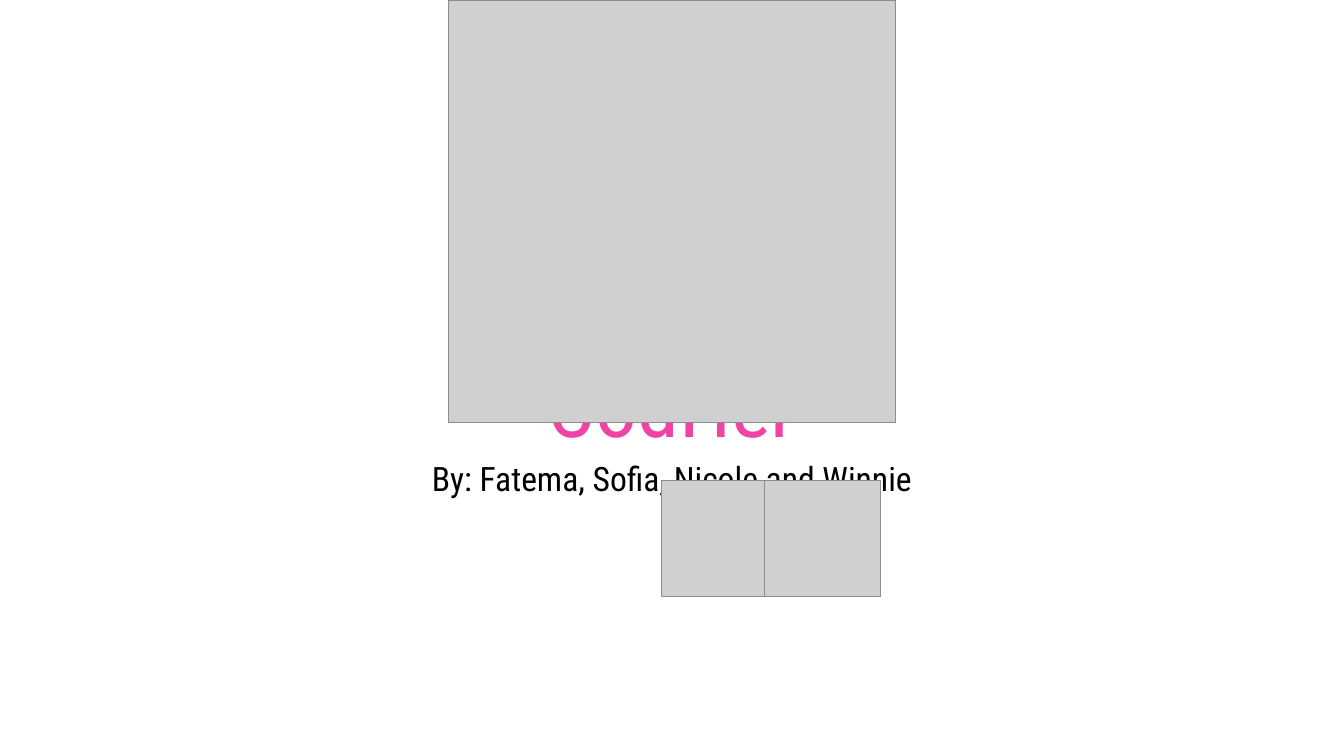
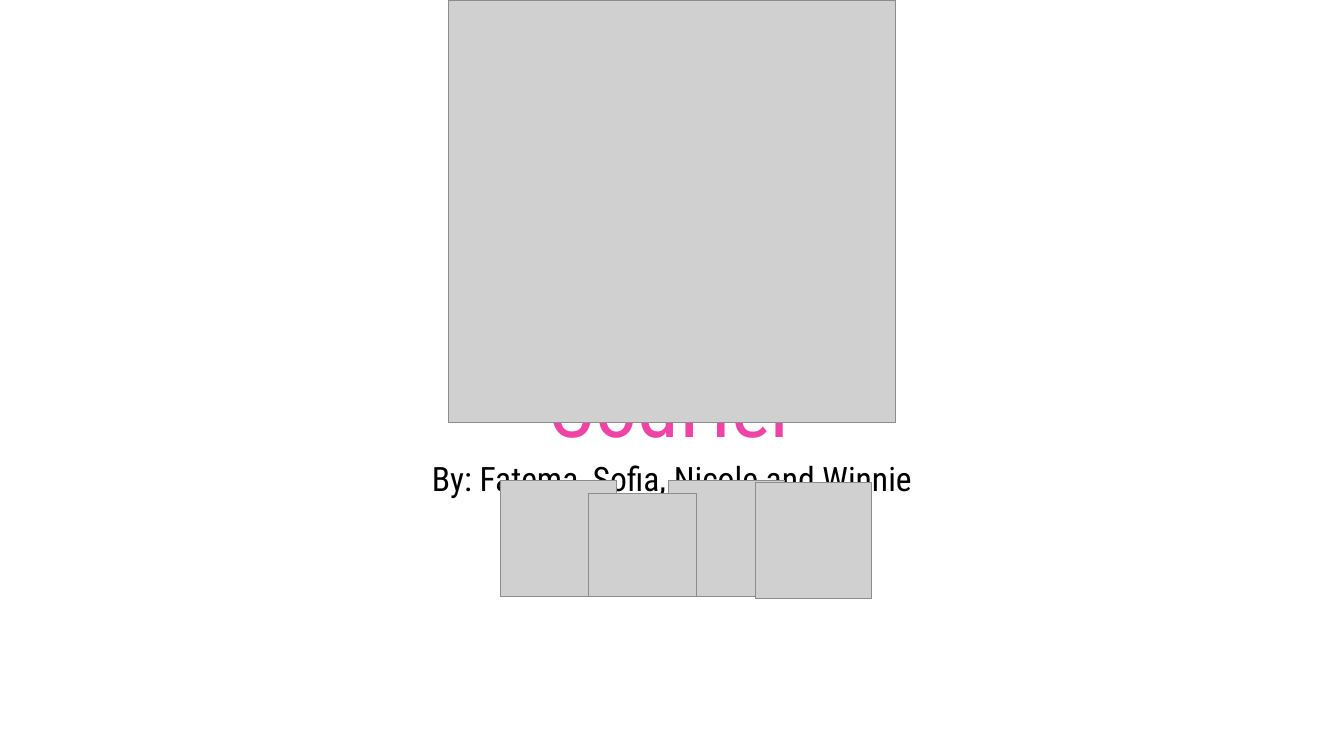
Before and after one commit to dashn98/SheInnovates19, a slide deck: slide 1 of SheInnovates19 Presentation.pptx. Drawn at 1344x756 pixels with LibreOffice and Linux fonts; fonts in the diff are those of the drawing; grey boxes stand for pictures; background and template pictures are left out. Boxes give left, top, right and bottom in pixels: in the first picture for what was removed or moved away, otherwise in the second. Text is boxed around its words. In the diff, an @@ line names an element or a change of style, - is before the commit and + after.

```diff
--- a/SheInnovates19 Presentation.pptx
+++ b/SheInnovates19 Presentation.pptx
@@ picture added at bbox=[500, 480, 616, 596] @@
@@ picture added at bbox=[589, 494, 698, 597] @@
@@ picture: place and size @@
-picture at bbox=[661, 480, 777, 596]
+picture at bbox=[668, 480, 784, 596]
@@ picture: place and size @@
-picture at bbox=[764, 480, 880, 596]
+picture at bbox=[755, 482, 871, 598]
```
Also in this commit, not shown: 1 other slide changed, 1 other file.
